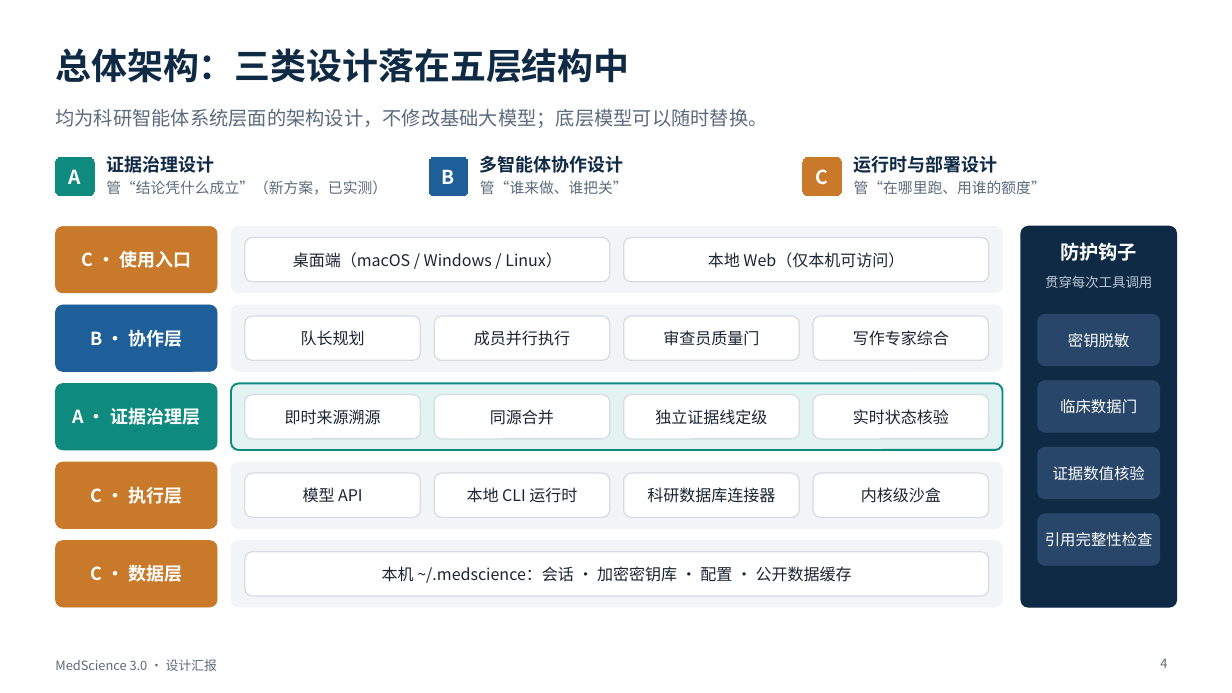
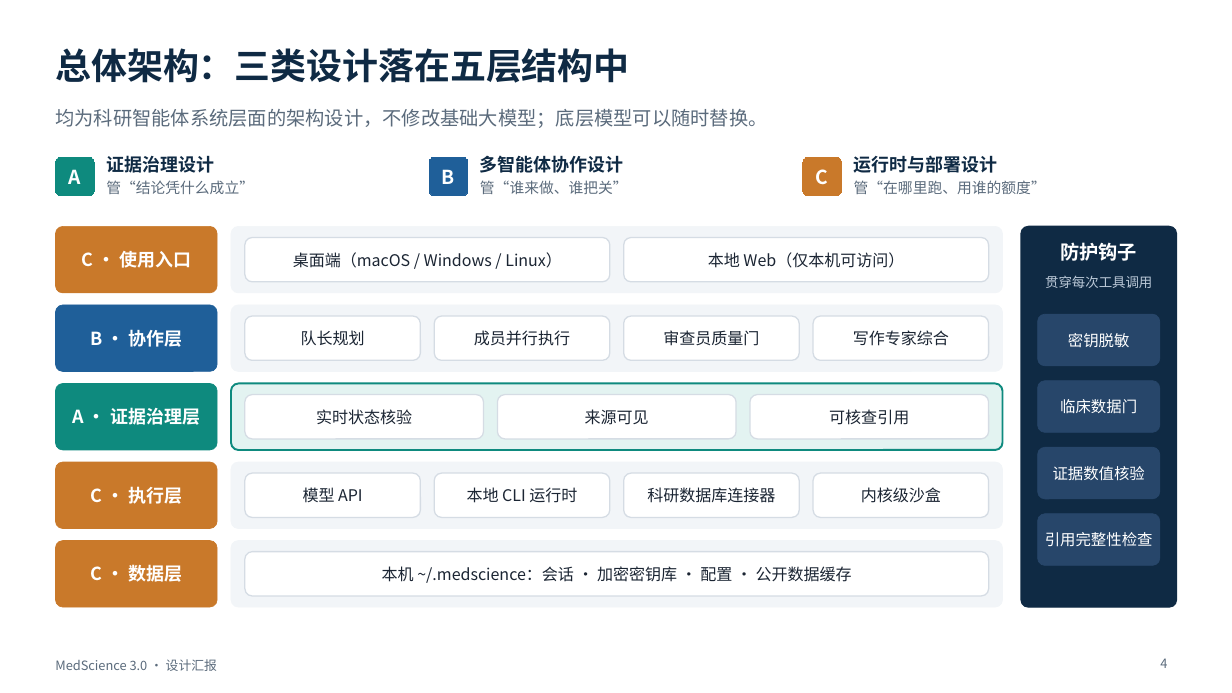
Before and after one commit to BenjaminDuo/MedScience, a slide deck: slide 4 of docs/presentation/MedScience-3.0-设计汇报.pptx. Drawn at 1232x693 pixels with LibreOffice and Linux fonts; fonts in the diff are those of the drawing. Boxes give left, top, right and bottom in pixels: in the first picture for what was removed or moved away, otherwise in the second. Text is boxed around its words. In the diff, an @@ line names an element or a change of style, - is before the commit and + after.

```diff
--- a/docs/presentation/MedScience-3.0-设计汇报.pptx
+++ b/docs/presentation/MedScience-3.0-设计汇报.pptx
@@ text at (106,180,254,194): text changed @@
-管“结论凭什么成立”（新方案，已实测）
+管“结论凭什么成立”
@@ rounded rectangle "实时状态核验": place and size @@
-rounded rectangle "实时状态核验" at (813,395,989,439)
+rounded rectangle "实时状态核验" at (245,395,483,439)
@@ rounded rectangle removed at (245,395,421,439) @@
-即时来源溯源
@@ rounded rectangle removed at (434,395,610,439) @@
-同源合并
@@ rounded rectangle added at (497,395,736,439), fill #FFFFFF, outline #D5DCE4 1 pt, 12.5 pt, text #1B2533 @@
+来源可见
@@ rounded rectangle removed at (624,395,799,439) @@
-独立证据线定级
@@ rounded rectangle added at (750,395,989,439), fill #FFFFFF, outline #D5DCE4 1 pt, 12.5 pt, text #1B2533 @@
+可核查引用
```
Also in this commit, not shown: 7 other slides changed, 7 other files.
